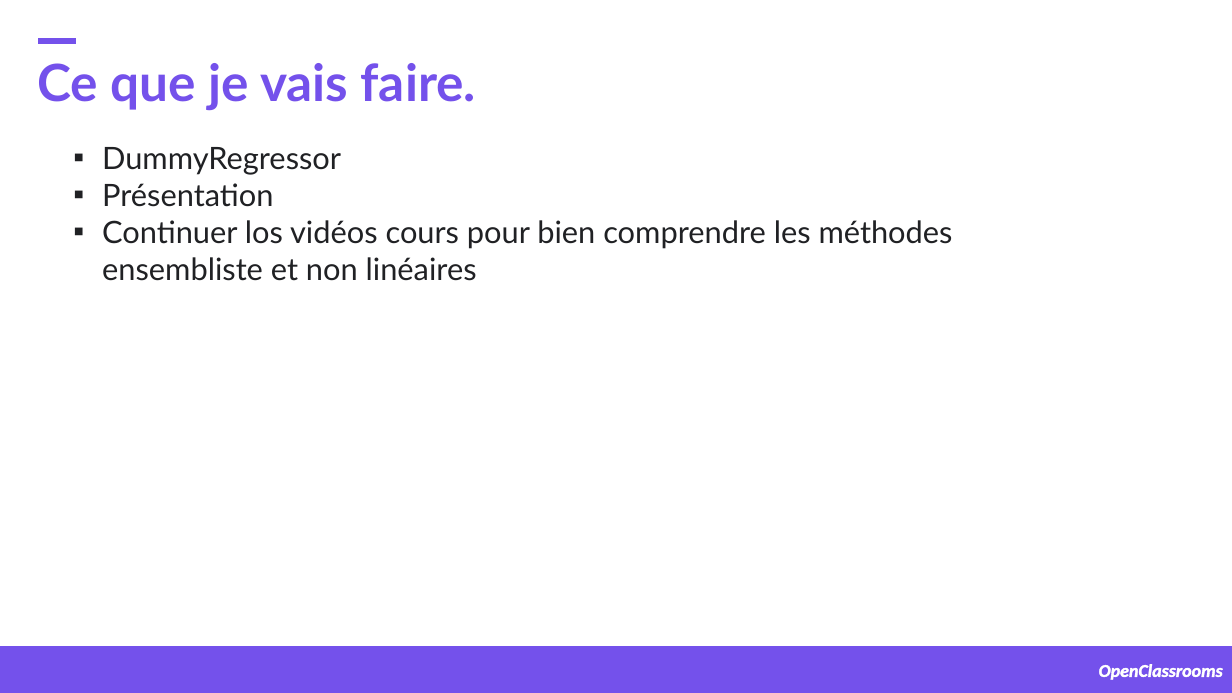
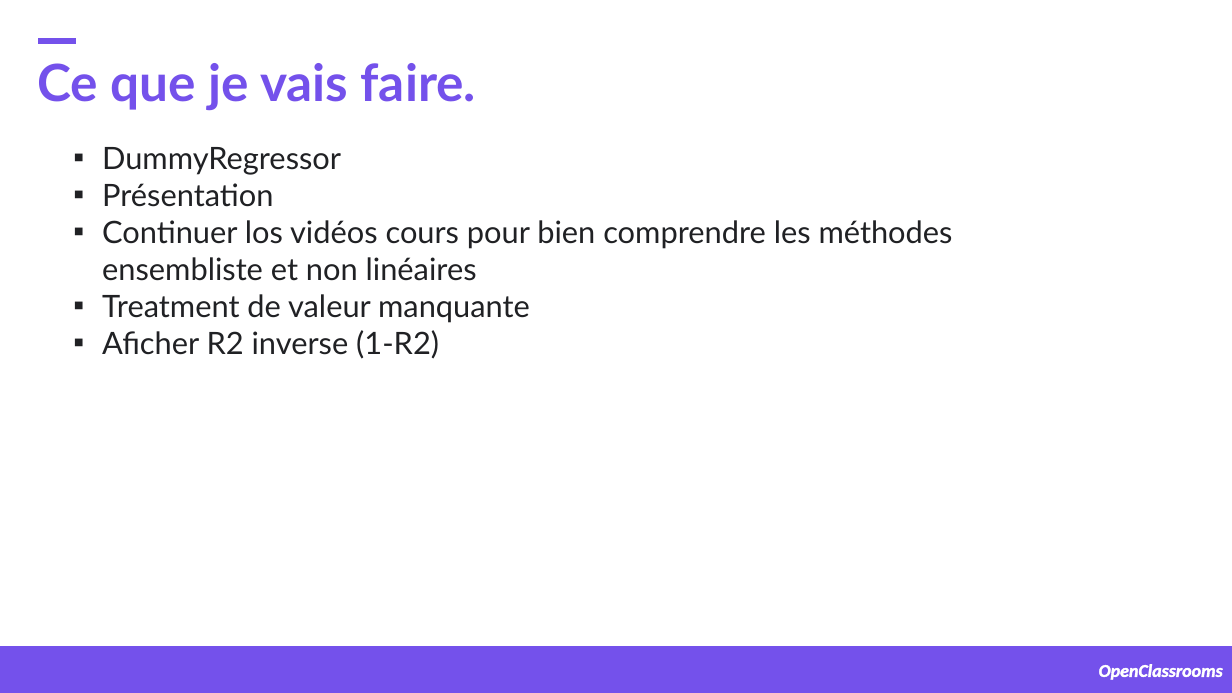
Before and after one commit to samirhinojosa/OC-P4-consumption-needs-of-buildings, a slide deck: slide 22 of supports/08192021.pptx (slide 11 before the commit). Drawn at 1232x693 pixels with LibreOffice and Linux fonts; fonts in the diff are those of the drawing; background and template pictures are left out. Boxes give left, top, right and bottom in pixels: in the first picture for what was removed or moved away, otherwise in the second. Text is boxed around its words. In the diff, an @@ line names an element or a change of style, - is before the commit and + after.

```diff
--- a/supports/08192021.pptx
+++ b/supports/08192021.pptx
@@ text at bbox=[102, 294, 530, 359]: paragraphs added @@
+▪ Treatment de valeur manquante
+▪ Aficher R2 inverse (1-R2)
```
Also in this commit, not shown: 7 other slides changed, 11 slides added, 9 other files.
